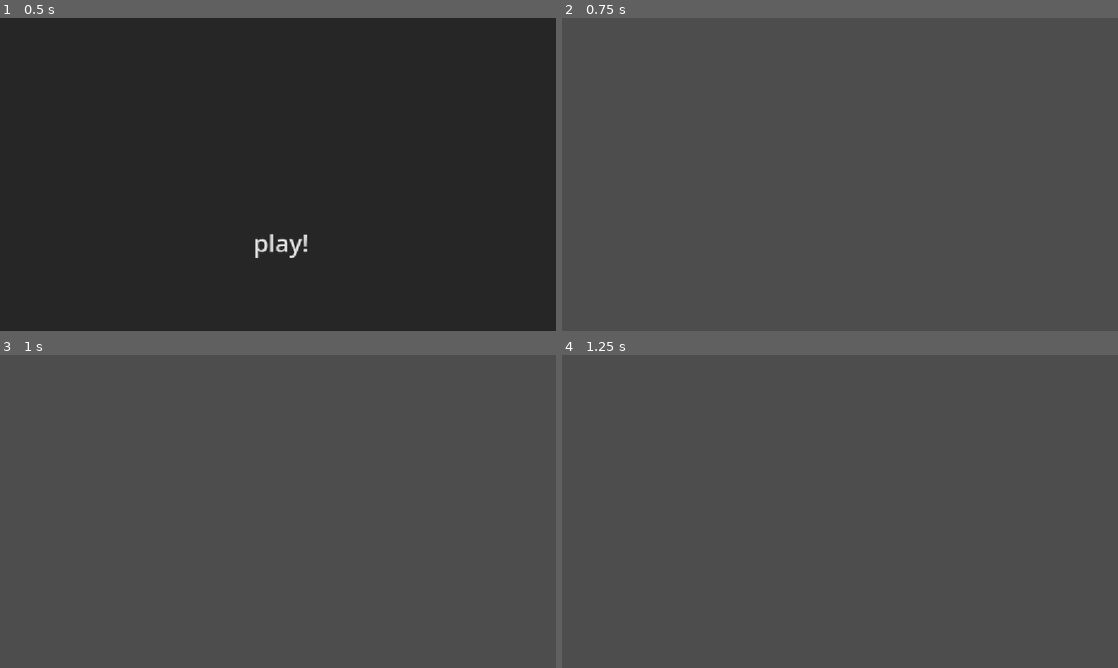
Above: before the commit, frames 1-4 (two rows, left to right).
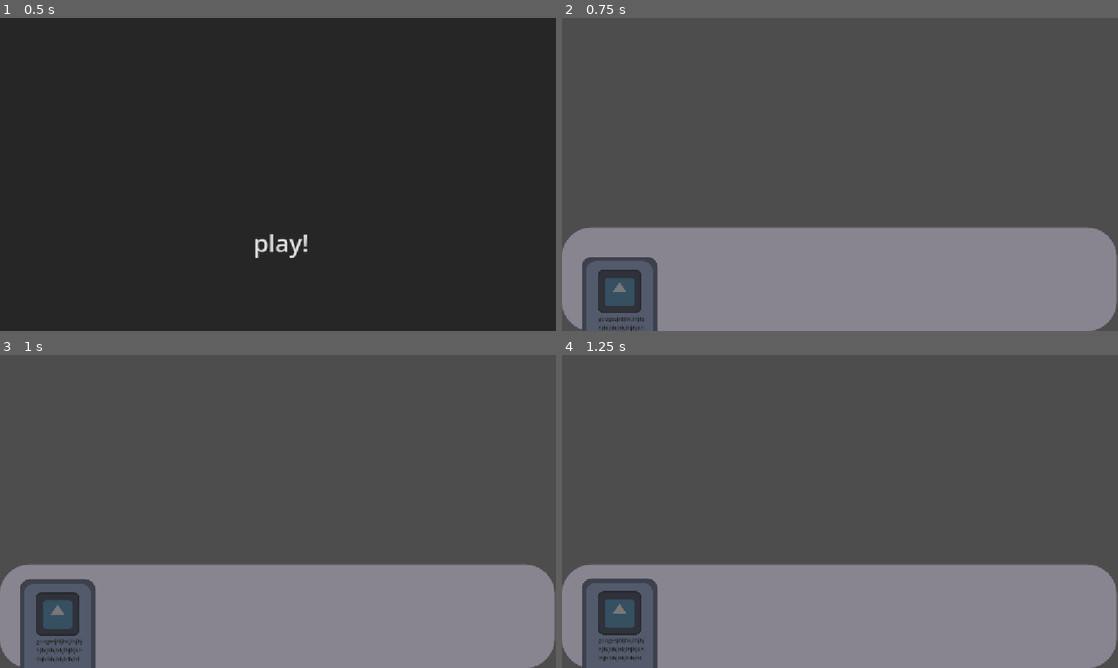
Above: after the commit, the same moments.

Repository: jyoshitanair/star-theif
Game: Godot game, scene res://scenes/loading.tscn
Two runs of this game, one before a commit and one after it. Both use one fixed random seed, a clock stepped at 60 frames per second and the inputs below. The engine's default icon, where the game draws it, is replaced by a stand-in: a white triangle on a blue panel in a dark square.
Inputs:
- Up to frame 1 (0.5 s): no input
- Up to frame 2 (0.75 s): click "play!" at 0.5 s
- Up to frame 3 (1 s): no input
- Up to frame 4 (1.25 s): no input

Frame 1 is identical in both runs. In frame 2, 31% of the frame differs, in the area x 0-100%, y 67-100%; in frame 3, 31%; in frame 4, 31%.

Commit message:
added cards working on sliding animatino and added a main menu

Diff:
--- a/scenes/card.tscn
+++ b/scenes/card.tscn
@@ -3,21 +3,64 @@
 [ext_resource type="Script" uid="uid://w4s7l5hjoccx" path="res://scripts/card.gd" id="1_d81rb"]
 [ext_resource type="Texture2D" uid="uid://bdp5yi60dfikk" path="res://icon.svg" id="2_6u4wf"]
 
+[sub_resource type="StyleBoxFlat" id="StyleBoxFlat_cqrfi"]
+bg_color = Color(1, 1, 1, 1)
+corner_radius_top_left = 30
+corner_radius_top_right = 30
+corner_radius_bottom_right = 30
+corner_radius_bottom_left = 30
+
+[sub_resource type="StyleBoxFlat" id="StyleBoxFlat_rid7q"]
+corner_radius_top_left = 30
+corner_radius_top_right = 30
+corner_radius_bottom_right = 30
+corner_radius_bottom_left = 30
+
+[sub_resource type="StyleBoxFlat" id="StyleBoxFlat_pom5n"]
+bg_color = Color(0.74760276, 0.48319757, 0.8037548, 1)
+corner_radius_top_left = 30
+corner_radius_top_right = 30
+corner_radius_bottom_right = 30
+corner_radius_bottom_left = 30
+
+[sub_resource type="StyleBoxFlat" id="StyleBoxFlat_6u4wf"]
+bg_color = Color(0.17254902, 0.17254902, 0.17254902, 0.6392157)
+corner_radius_top_left = 30
+corner_radius_top_right = 30
+corner_radius_bottom_right = 30
+corner_radius_bottom_left = 30
+
+[sub_resource type="RectangleShape2D" id="RectangleShape2D_cqrfi"]
+size = Vector2(229, 339)
+
 [node name="Card" type="Node2D" unique_id=1194118314]
+scale = Vector2(0.7, 0.7)
 script = ExtResource("1_d81rb")
 
-[node name="ColorRect" type="ColorRect" parent="." unique_id=302872406]
-offset_left = -107.0
-offset_top = -158.0
-offset_right = 108.0
-offset_bottom = 169.0
-color = Color(0.83690053, 0.60892755, 0.5516435, 1)
+[node name="Panel" type="Panel" parent="." unique_id=880550975]
+visible = false
+offset_left = -128.0
+offset_top = -181.0
+offset_right = 129.0
+offset_bottom = 189.0
+mouse_filter = 1
+theme_override_styles/panel = SubResource("StyleBoxFlat_cqrfi")
 
-[node name="ColorRect2" type="ColorRect" parent="." unique_id=1087533600]
-offset_left = -94.0
-offset_top = -143.0
-offset_right = 90.0
-offset_bottom = 155.0
+[node name="ColorRect" type="Panel" parent="." unique_id=1666977774]
+offset_left = -113.0
+offset_top = -162.0
+offset_right = 111.0
+offset_bottom = 173.0
+mouse_filter = 1
+theme_override_styles/panel = SubResource("StyleBoxFlat_rid7q")
+
+[node name="ColorRect2" type="Panel" parent="." unique_id=1342244455]
+offset_left = -101.0
+offset_top = -149.0
+offset_right = 98.0
+offset_bottom = 160.0
+mouse_filter = 1
+theme_override_styles/panel = SubResource("StyleBoxFlat_pom5n")
 
 [node name="Sprite2D" type="Sprite2D" parent="." unique_id=348951911]
 position = Vector2(-1, -60)
@@ -28,5 +71,24 @@
 offset_top = 9.0
 offset_right = 74.0
 offset_bottom = 148.0
+mouse_filter = 1
 theme_override_colors/font_color = Color(0.093160845, 0.093160845, 0.09316083, 1)
-text = "meow"
+text = "meow "
+autowrap_mode = 3
+
+[node name="Panel2" type="Panel" parent="." unique_id=1220221136]
+offset_left = -113.0
+offset_top = -162.0
+offset_right = 111.0
+offset_bottom = 173.0
+mouse_filter = 1
+theme_override_styles/panel = SubResource("StyleBoxFlat_6u4wf")
+
+[node name="Area2D" type="Area2D" parent="." unique_id=2104464704]
+
+[node name="CollisionShape2D" type="CollisionShape2D" parent="Area2D" unique_id=550360223]
+position = Vector2(-1.5, 5.5)
+shape = SubResource("RectangleShape2D_cqrfi")
+
+[connection signal="mouse_entered" from="Area2D" to="." method="_on_area_2d_mouse_entered"]
+[connection signal="mouse_exited" from="Area2D" to="." method="_on_area_2d_mouse_exited"]
--- a/scenes/fight.tscn
+++ b/scenes/fight.tscn
@@ -1,3 +1,35 @@
 [gd_scene format=3 uid="uid://iedml5p5d1i"]
 
-[node name="Fight" type="Node2D" unique_id=1185309514]
+[ext_resource type="PackedScene" uid="uid://5ylr2mwi4mbt" path="res://scenes/card.tscn" id="1_537il"]
+[ext_resource type="Script" uid="uid://f5s7jq1wrknt" path="res://scripts/fightbar.gd" id="1_htrw1"]
+
+[sub_resource type="StyleBoxFlat" id="StyleBoxFlat_cqrfi"]
+bg_color = Color(0.60784316, 0.5882353, 0.64705884, 0.75686276)
+corner_radius_top_left = 60
+corner_radius_top_right = 60
+corner_radius_bottom_right = 60
+corner_radius_bottom_left = 60
+
+[node name="bar" type="Node2D" unique_id=1185309514]
+script = ExtResource("1_htrw1")
+
+[node name="Panel" type="Panel" parent="." unique_id=1969611259]
+offset_top = 434.0
+offset_right = 1149.0
+offset_bottom = 648.0
+theme_override_styles/panel = SubResource("StyleBoxFlat_cqrfi")
+
+[node name="Card" parent="." unique_id=1194118314 instance=ExtResource("1_537il")]
+position = Vector2(123, 774)
+
+[node name="Card2" parent="." unique_id=1797223111 instance=ExtResource("1_537il")]
+position = Vector2(346, 772)
+
+[node name="Card3" parent="." unique_id=1169197280 instance=ExtResource("1_537il")]
+position = Vector2(571, 771)
+
+[node name="Card4" parent="." unique_id=1048180784 instance=ExtResource("1_537il")]
+position = Vector2(797.99994, 769)
+
+[node name="Card5" parent="." unique_id=1396641506 instance=ExtResource("1_537il")]
+position = Vector2(1029.0001, 764)
--- a/scripts/card.gd
+++ b/scripts/card.gd
@@ -2,17 +2,40 @@
 @export var color:Color = Color("#95abdc")
 @export var text:String = "googesjhljhkjlhjhjhjhljkhjhkjlhjhjkhlhjhlkhjhkjhlhjhl"
 @export var texture: Texture2D = preload("res://icon.svg")
-@onready var color_rect: ColorRect = $ColorRect
-@onready var color_rect_2: ColorRect = $ColorRect2
+@onready var color_rect: Panel = $ColorRect
+@onready var color_rect_2: Panel = $ColorRect2
 @onready var sprite_2d: Sprite2D = $Sprite2D
 @onready var label: Label = $Label
-
+@onready var panel: Panel = $Panel
+@onready var panel_2: Panel = $Panel2
+var current = false
 # Called when the node enters the scene tree for the first time.
 func _ready() -> void:
-	color_rect.color = color
-	color_rect_2.color = color.lightened(0.4)
 	sprite_2d.texture = texture
 	label.text = text
+	##
+	var style = panel.get_theme_stylebox("panel").duplicate()
+	style.bg_color = color.lightened(0.4)
+	panel.add_theme_stylebox_override("panel", style)
+	##
+	var style2 = color_rect_2.get_theme_stylebox("panel").duplicate()
+	style2.bg_color = color.darkened(0.4)
+	color_rect.add_theme_stylebox_override("panel", style2)
+	##
+	var style3 = color_rect_2.get_theme_stylebox("panel").duplicate()
+	style3.bg_color = color
+	color_rect_2.add_theme_stylebox_override("panel", style3)
 # Called every frame. 'delta' is the elapsed time since the previous frame.
 func _process(delta: float) -> void:
-	pass
+	if current:
+		panel.show()
+		panel_2.hide()
+	else:
+		panel_2.show()
+		panel.hide()
+	print(current)
+
+func _on_area_2d_mouse_entered() -> void:
+	current = true
+func _on_area_2d_mouse_exited() -> void:
+	current = false
--- /dev/null
+++ b/scripts/fightbar.gd
@@ -0,0 +1,48 @@
+extends Node2D
+var card = preload("res://scenes/card.tscn")
+var first1 = true
+var first2 = true
+var first3 = true
+var first4 = true
+var first5 = true
+############
+var loaded_card0
+var loaded_card_end0
+var loaded_card_end1
+var loaded_card_end2
+var loaded_card_end3
+var loaded_card_end4
+var loaded_card_end5
+var loaded_card1
+var loaded_card2
+var loaded_card3
+var loaded_card4
+var positions_array = [Vector2(120.0,774.0), Vector2(346.0,774.0),Vector2(571.0,774.0),Vector2(798.0,774.0),Vector2(1029.0,774.0)]
+# Called when the node enters the scene tree for the first time.
+func _ready() -> void:
+	for i in range(0,5):
+		var card_name ="loaded_card%d"%i
+		var card_name_end ="loaded_card_end%d"%i
+		var temp_card = card.instantiate()
+		temp_card.position = positions_array[i]
+		add_child(temp_card)
+		set(card_name, temp_card)
+		set(card_name_end, (temp_card.position.y -198))
+
+	await get_tree().create_timer(0.8).timeout
+
+# Called every frame. 'delta' is the elapsed time since the previous frame.
+func _process(delta: float) -> void:
+	if first1 ||first2 ||first3 ||first4 ||first5:
+		for i in range(0,5):
+			var card_name1 ="loaded_card%d"%i
+			var card_name_end1 ="loaded_card_end%d"%i
+			var actual_card1  = get(card_name1)
+			if actual_card1:
+				var target_pos = lerp(actual_card1.position.y,get(card_name_end1), delta*10 )
+				#sets a certain property
+				actual_card1.set_indexed("position:y",target_pos)
+				if is_equal_approx(get(card_name_end1),target_pos):
+					var firstvariation = "first%d"%(i+1)
+					set(firstvariation, false)
+			break
Not shown, added: scripts/fightbar.gd.uid
